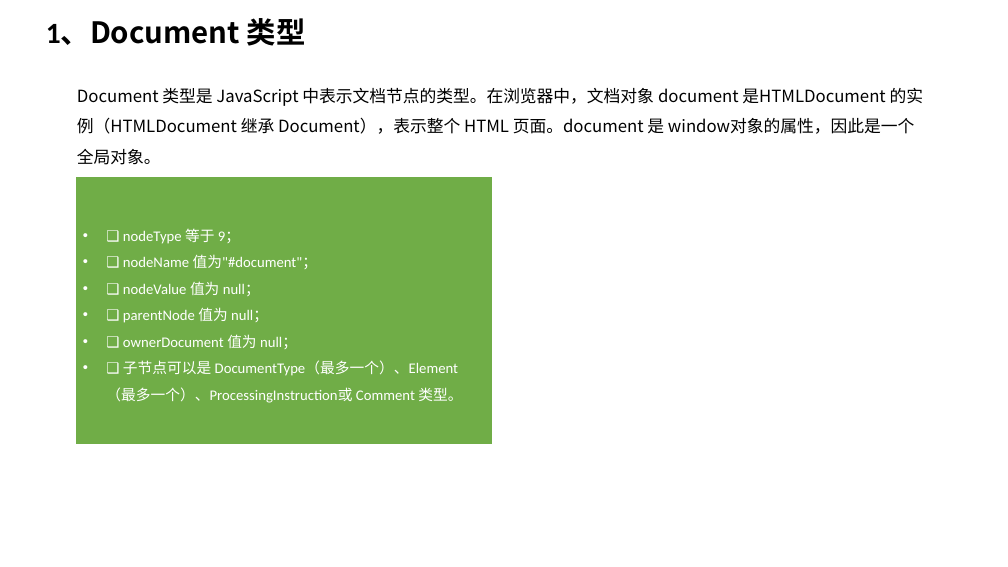
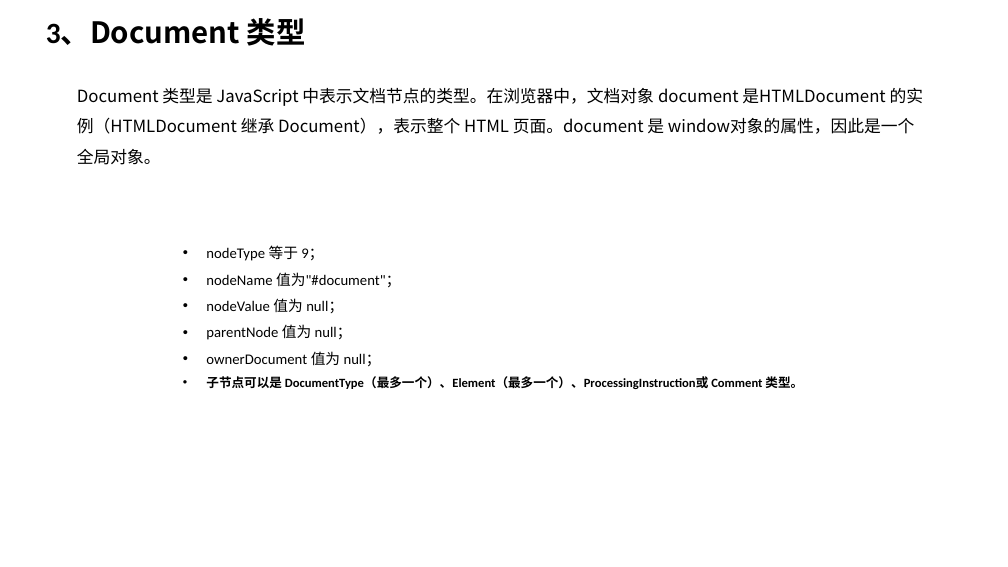
Before and after one commit to TshSophie/OnlineNotes, a slide deck: slide 12 of 读书笔记/JavaScript高级程序设计第四版 ppt版本/第十四章 DOM.pptx (slide 11 before the commit). Drawn at 1008x567 pixels with LibreOffice and Linux fonts; fonts in the diff are those of the drawing. Boxes give left, top, right and bottom in pixels: in the first picture for what was removed or moved away, otherwise in the second. Text is boxed around its words. In the diff, an @@ line names an element or a change of style, - is before the commit and + after.

```diff
--- a/读书笔记/JavaScript高级程序设计第四版 ppt版本/第十四章 DOM.pptx
+++ b/读书笔记/JavaScript高级程序设计第四版 ppt版本/第十四章 DOM.pptx
@@ text at [46, 18, 306, 46]: text changed @@
-1、Document 类型
+3、Document 类型
@@ text "nodeType 等于 9；": place and size @@
-text "nodeType 等于 9；" at [76, 176, 493, 444]
+text "nodeType 等于 9；" at [206, 245, 803, 389]
@@ text "nodeType 等于 9；" at [206, 245, 803, 389]: vertical alignment middle to top; fill #70AD47 to none; outline #FFFFFF 1.5 pt to none @@
@@ text at [206, 245, 803, 389]: text changed; text colour #FFFFFF to #000000 @@
-• ❑ nodeType 等于 9；
-• ❑ nodeName 值为"#document"；
-• ❑ nodeValue 值为 null；
-• ❑ parentNode 值为 null；
-• ❑ ownerDocument 值为 null；
-• ❑ 子节点可以是 DocumentType（最多一个）、Element（最多一个）、ProcessingInstruction或 Comment 类型。
+• nodeType 等于 9；
+• nodeName 值为"#document"；
+• nodeValue 值为 null；
+• parentNode 值为 null；
+• ownerDocument 值为 null；
+• 子节点可以是 DocumentType（最多一个）、Element（最多一个）、ProcessingInstruction或 Comment 类型。
```
Also in this commit, not shown: 5 other slides changed, 8 slides added, 4 other files.
